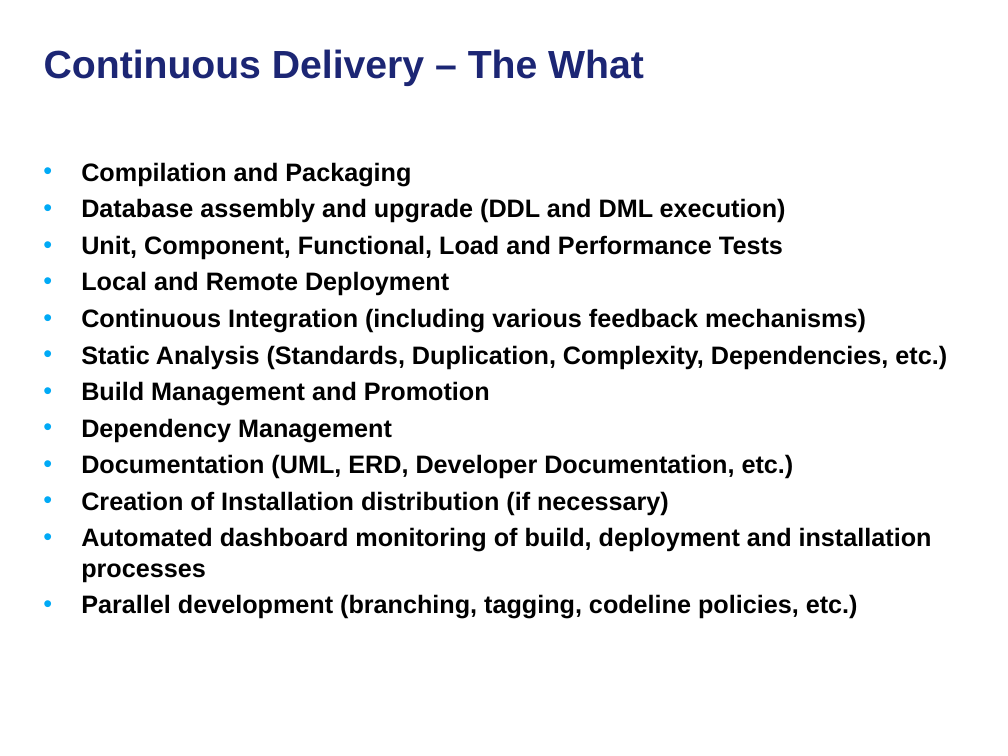
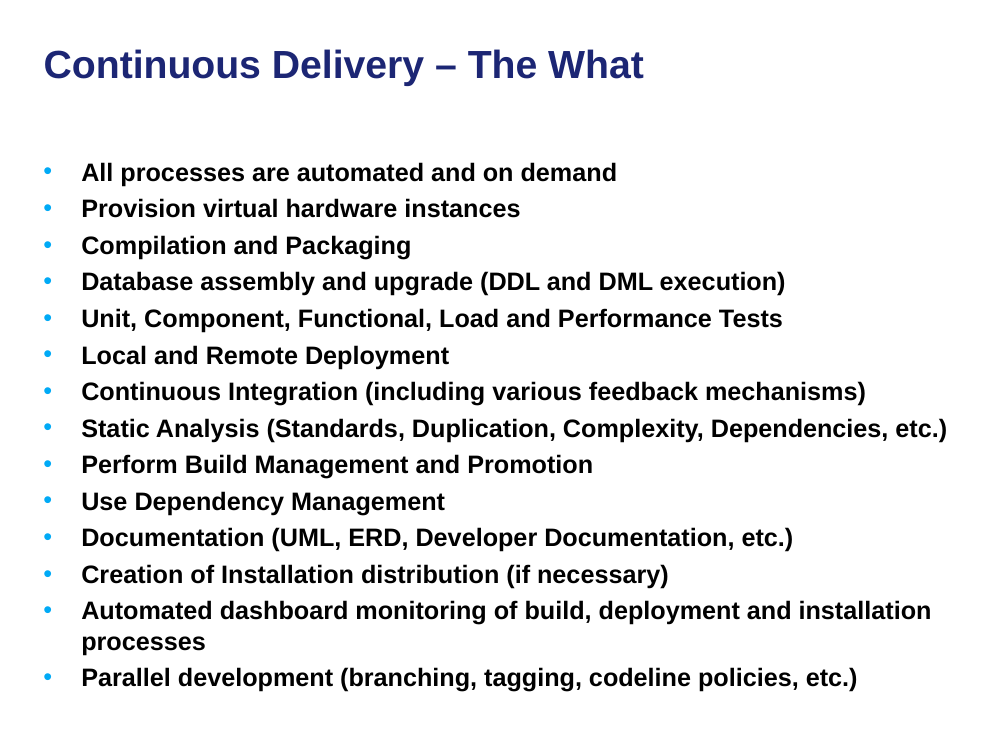
Before and after one commit to NCIP/automation, a slide deck: slide 6 of docs/continuous-delivery-caehr.ppt (slide 5 before the commit). Drawn at 1008x756 pixels with LibreOffice and Linux fonts; fonts in the diff are those of the drawing; background and template pictures are left out. Boxes give left, top, right and bottom in pixels: in the first picture for what was removed or moved away, otherwise in the second. Text is boxed around its words. In the diff, an @@ line names an element or a change of style, - is before the commit and + after.

```diff
--- a/docs/continuous-delivery-caehr.ppt
+++ b/docs/continuous-delivery-caehr.ppt
@@ text at <box>81,162,618,218</box>: paragraphs added @@
+• All processes are automated and on demand
+• Provision virtual hardware instances
@@ text at <box>81,454,593,515</box>: text changed @@
-• Build Management and Promotion
-• Dependency Management
+• Perform Build Management and Promotion
+• Use Dependency Management
```
Also in this commit, not shown: 4 other slides changed, 2 slides added, 1 slide removed.
